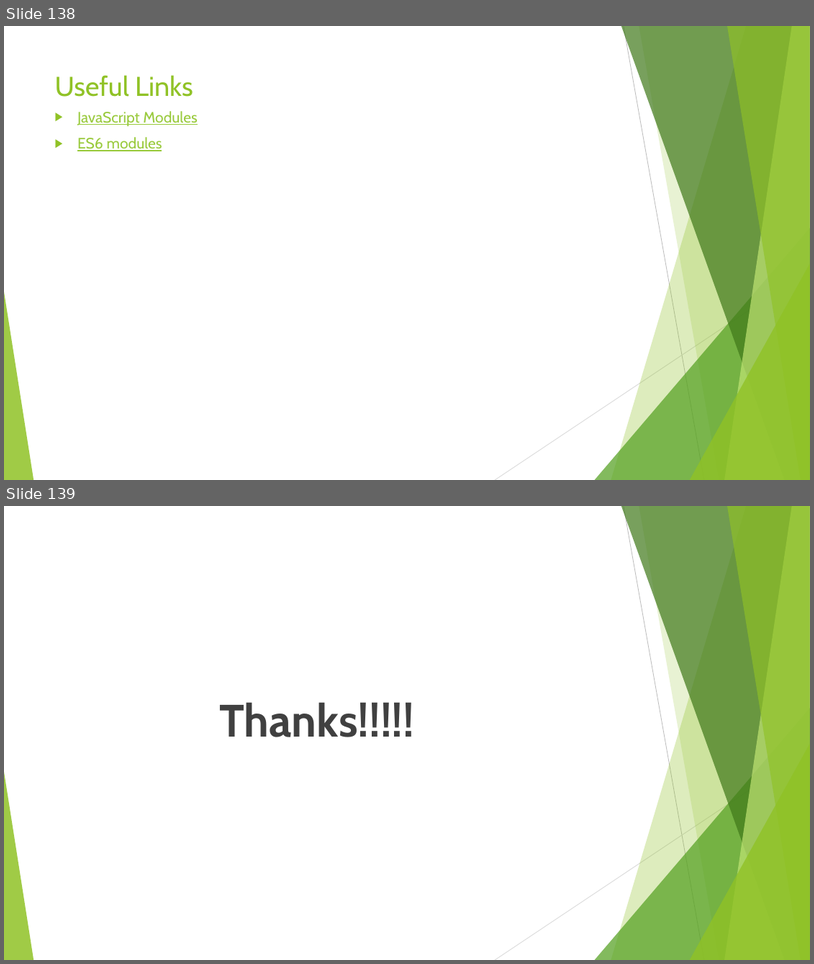
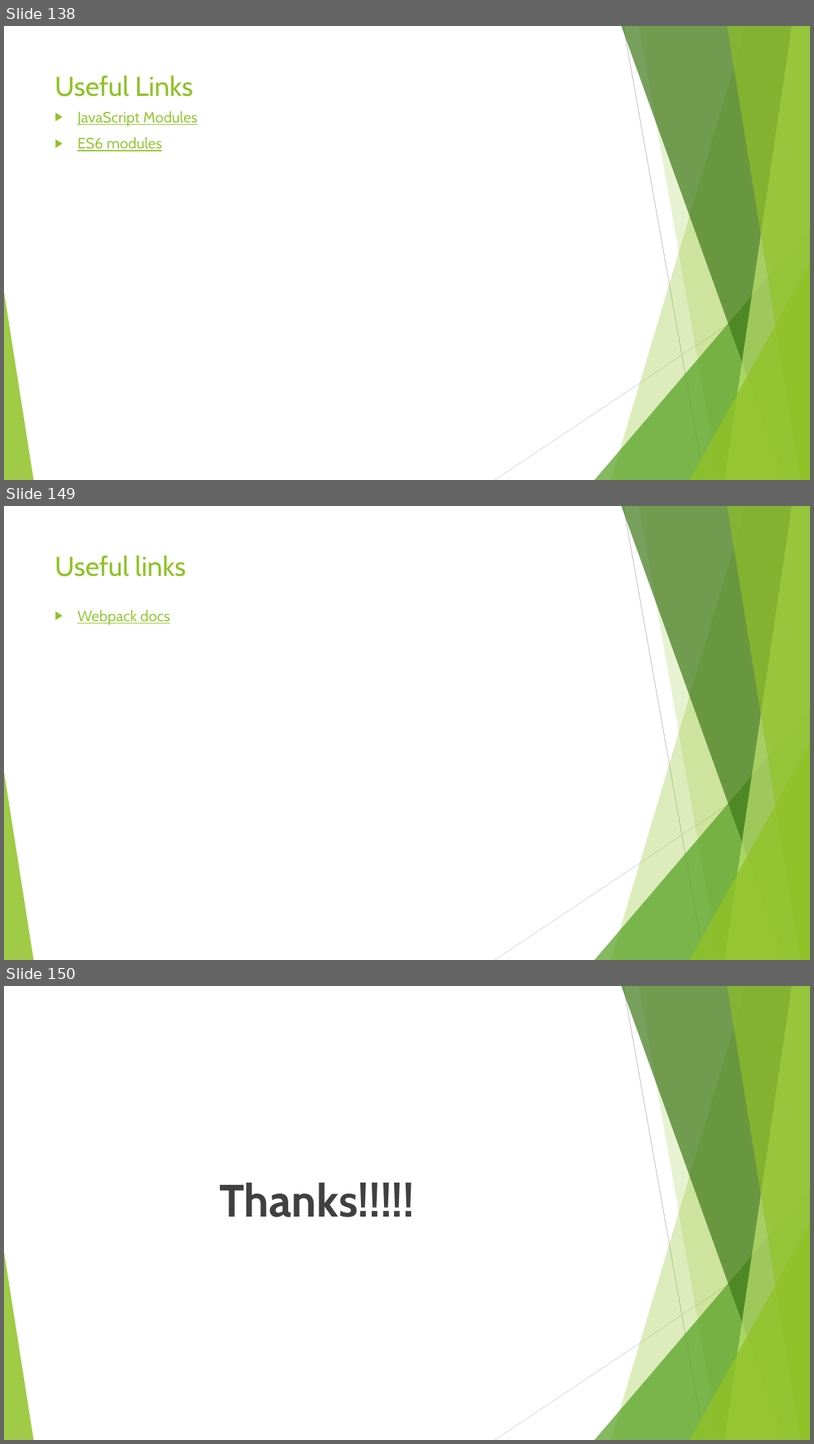
Before and after one commit to rudhrainfogain/TypeScript, a slide deck: PPT/TypeScriptv10.pptx. Shown one above the other, each under a label of ours: slides 138 and 139 before the commit, slides 138, 149 and 150 after it; the slides between them are not shown. The pictures are 814x964 and 814x1444 pixels, drawn with LibreOffice and Linux fonts; fonts in the diff are those of the drawing. Boxes give left, top, right and bottom in pixels: in the first picture for what was removed or moved away, otherwise in the second. Text is boxed around its words. In the diff, an @@ line names an element or a change of style, - is before the commit and + after.

Commit message:
Webpack complete

```diff
--- a/PPT/TypeScriptv10.pptx
+++ b/PPT/TypeScriptv10.pptx
@@ slide 149 added at [4,506,810,960], background #FFFFFF; not listed: 10 template elements that a slide beside it also shows @@
@@ title added at [55,555,186,577], 32.4 pt, text #90C226 @@
+Useful links
@@ text added at [77,610,170,625], 18 pt, text #99CA3C, underline @@
+▶ Webpack docs
@@ what was slide 139 is now slide 150 @@
```
Also in this commit, not shown: 10 other slides added, 21 other files.
